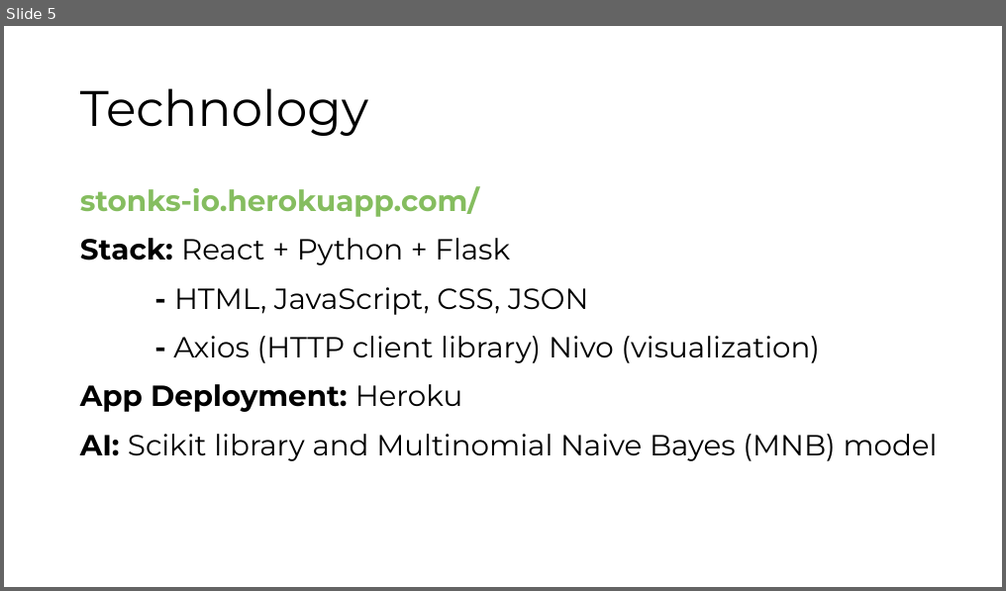
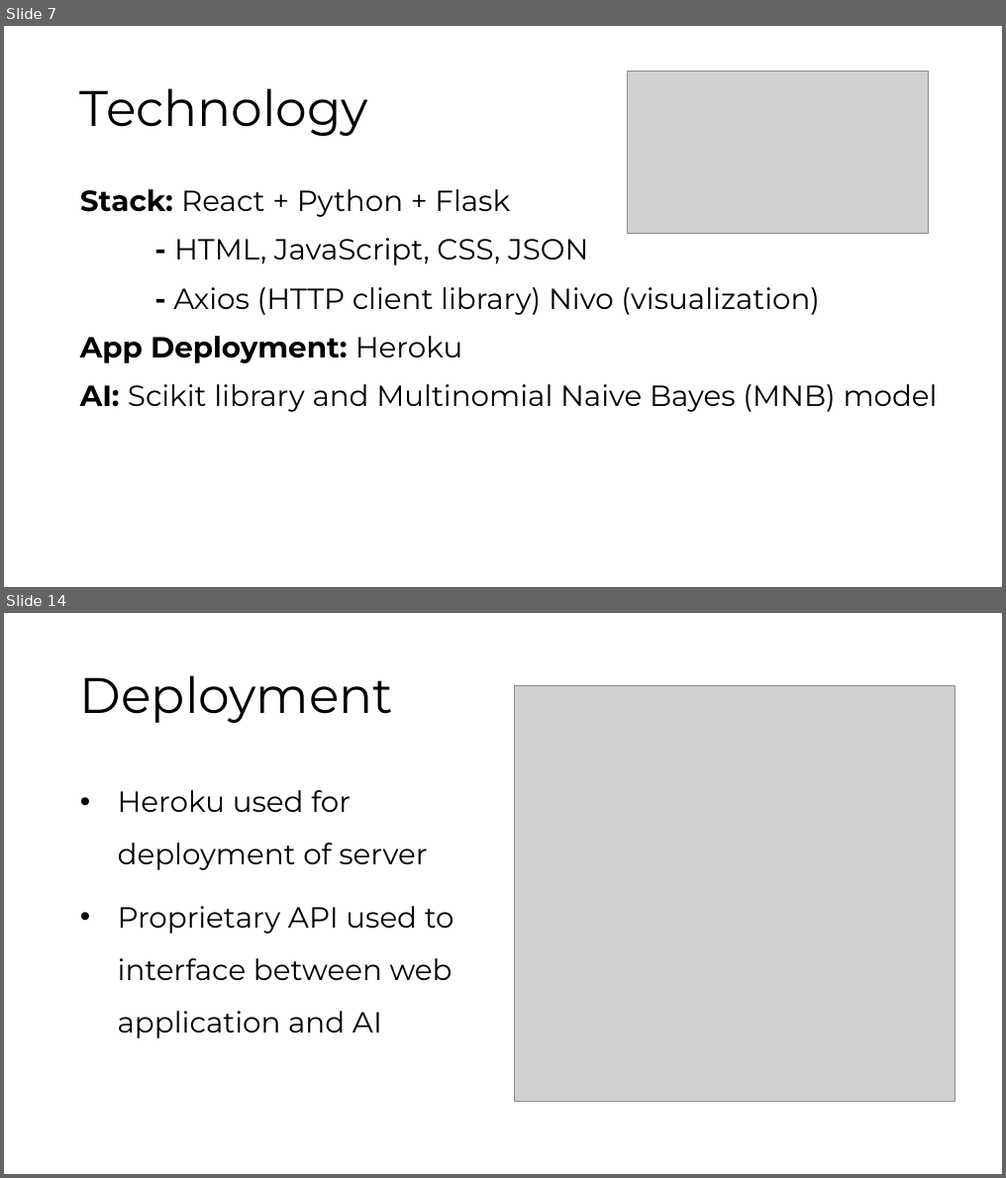
Before and after one commit to shawnjacobsen/hackOHIO-2020, a slide deck: hackOHIO-2020.pptx. Shown one above the other, each under a label of ours: slide 5 before the commit, slides 7 and 14 after it; the slides between them are not shown. The pictures are 1006x591 and 1006x1178 pixels, drawn with LibreOffice and Linux fonts; fonts in the diff are those of the drawing; grey boxes stand for pictures. Boxes give left, top, right and bottom in pixels: in the first picture for what was removed or moved away, otherwise in the second. Text is boxed around its words. In the diff, an @@ line names an element or a change of style, - is before the commit and + after.

```diff
--- a/hackOHIO-2020.pptx
+++ b/hackOHIO-2020.pptx
@@ slide 14 added at [4, 613, 1002, 1174], background #FFFFFF @@
@@ title added at [80, 675, 393, 723], 48 pt, text #000000 @@
+Deployment
@@ picture added at [515, 685, 955, 1103] @@
@@ text added at [118, 790, 454, 1039], 28 pt, text #000000 @@
+• Heroku used for deployment of server
+• Proprietary API used to interface between web application and AI
@@ what was slide 5 is now slide 7 @@
@@ slide 7 changed as well @@
@@ picture added at [628, 72, 930, 234] @@
@@ text at [80, 186, 479, 217]: paragraph removed @@
-stonks-io.herokuapp.com/
```
Also in this commit, not shown: 2 other slides changed, 17 other slides added, 2 slides removed.
